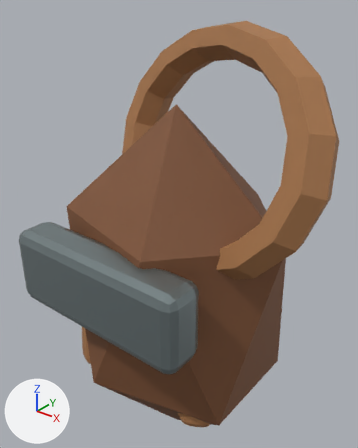
An edit to the glTF model assets/exports/hero_glb/hero_glove_l_v01.glb, drawn before and after from the same camera.
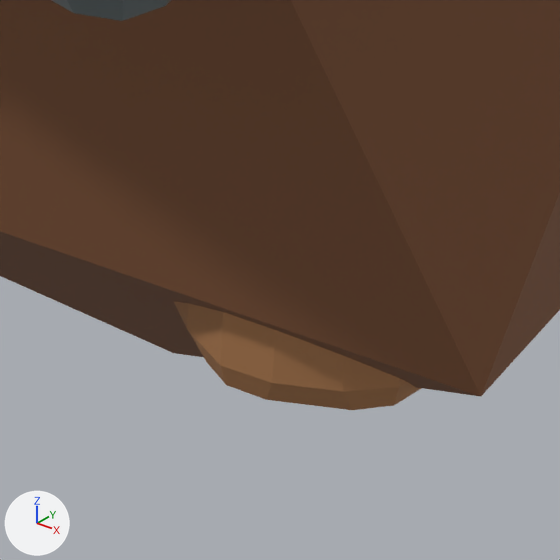
The first picture shows the older version from a camera (50 mm lens) standing at (-0.413, -0.231, 1.023) and looking at (-0.578, -0.025, 0.895). The close-ups show the older and then the newer version on the part from 43% to 64% of the width and 83% to 100% of the height of that picture. Only the edits that show in the close-ups are written down. Lighting does not change. The marker at lower left points along +X, +Y and +Z. Where no turn or scale is listed for an object, it has been applied to the vertices.

Names of what the first close-up shows: 'GEO_GloveFingerL_3', 'GEO_GloveKnuckleL', 'GEO_GloveL'.
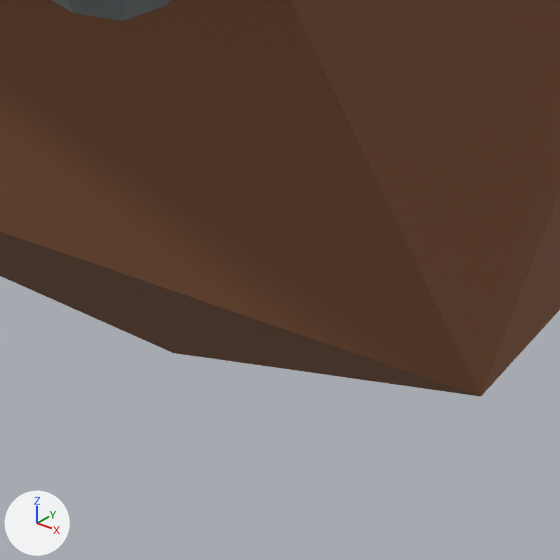
Changed parts and their boxes (x1, y1, x2, y2) in the close-ups (560 x 560 px):
'GEO_GloveFingerL_3', deleted (brown)
    before: (173, 301, 421, 410)

What changed in the scene script:
```text
Remove ob_geo_glovefingerl_3:
    ob_geo_glovefingerl_3 = bpy.data.objects.new('GEO_GloveFingerL_3', me_cone_127)
    ob_geo_glovefingerl_3.location = (-0.5445, -0.0485, 0.82)
```
